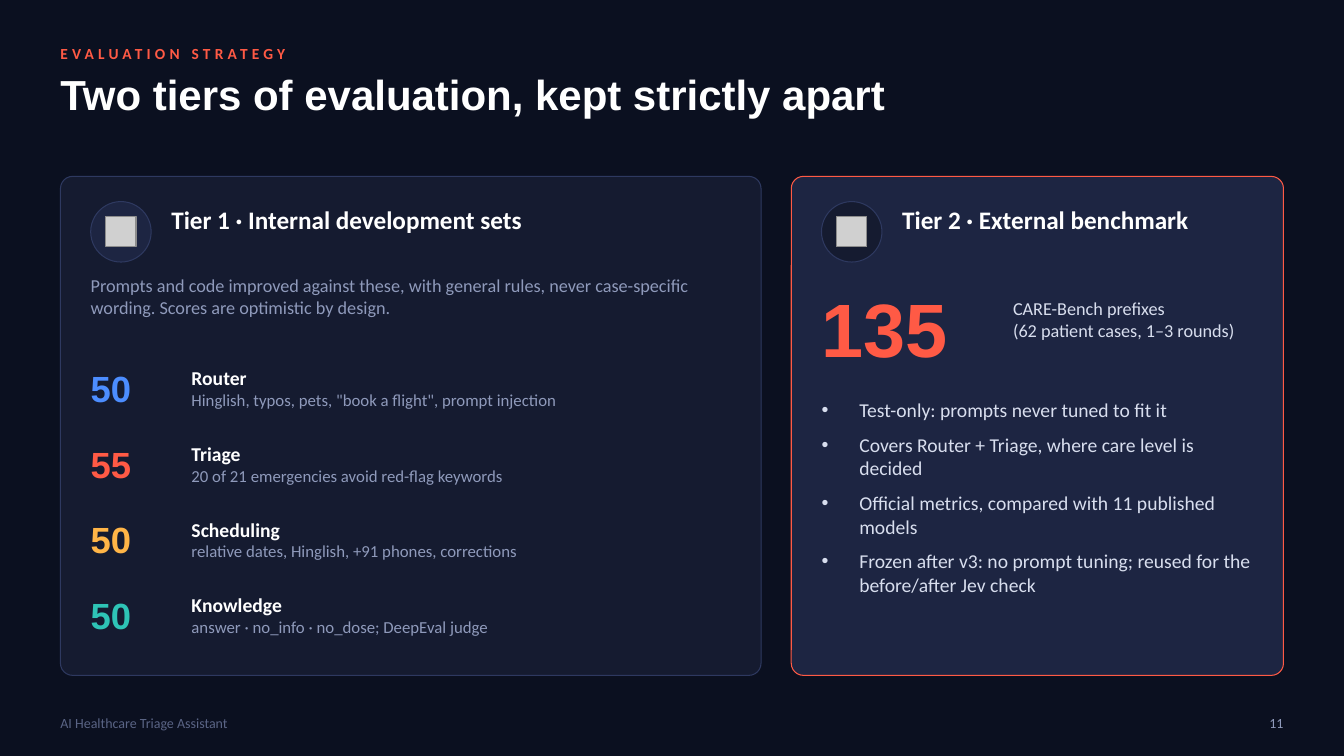
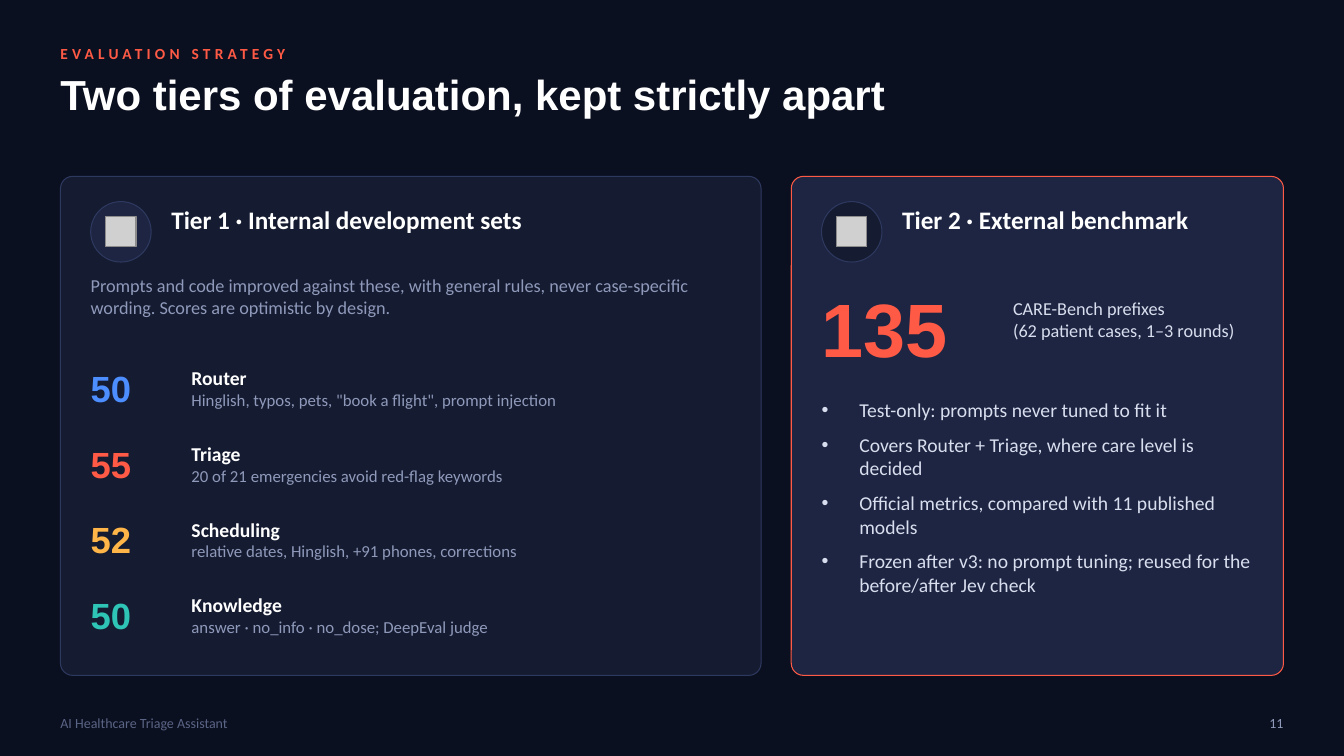
Before and after one commit to MASJV/ai-healthcare-triage-assistant, a slide deck: slide 11 of assets/docs/AI_Healthcare_Triage_Assistant.pptx. Drawn at 1344x756 pixels with LibreOffice and Linux fonts; fonts in the diff are those of the drawing; grey boxes stand for pictures. Boxes give left, top, right and bottom in pixels: in the first picture for what was removed or moved away, otherwise in the second. Text is boxed around its words. In the diff, an @@ line names an element or a change of style, - is before the commit and + after.

```diff
--- a/assets/docs/AI_Healthcare_Triage_Assistant.pptx
+++ b/assets/docs/AI_Healthcare_Triage_Assistant.pptx
@@ text at (91, 527, 131, 554): text changed @@
-50
+52
```
Also in this commit, not shown: 3 other slides changed, 7 other files.
